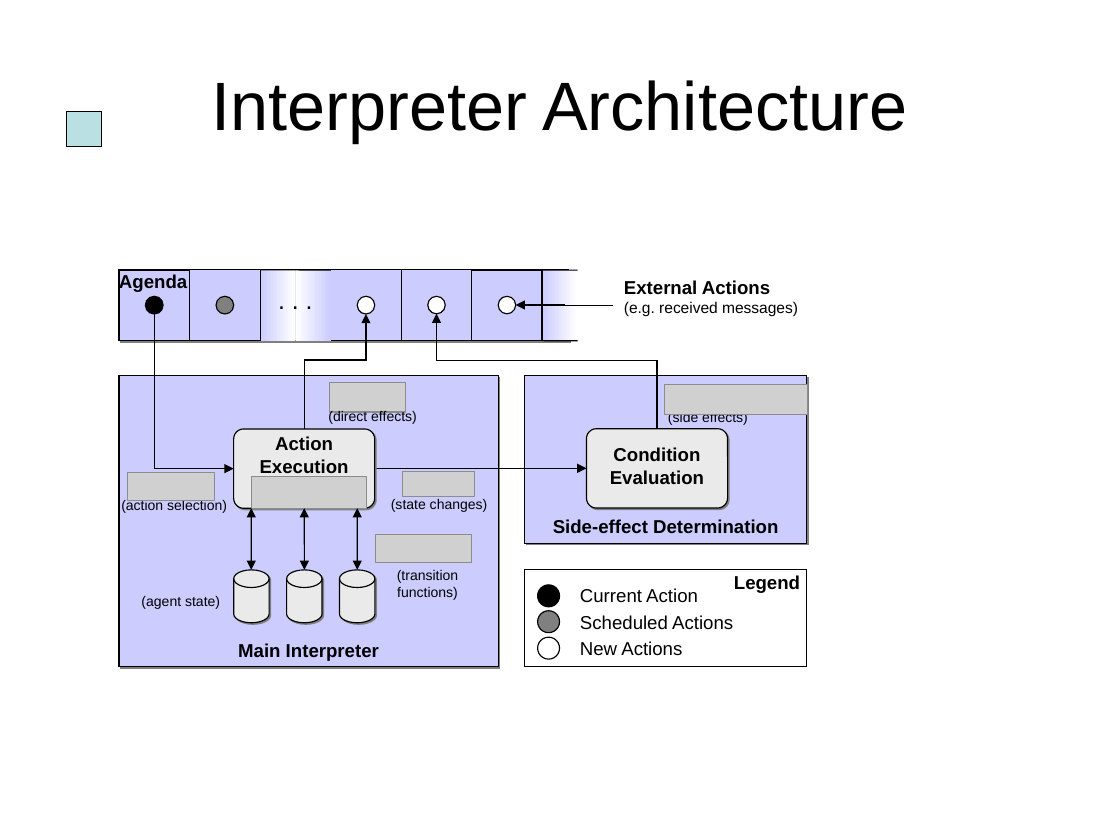
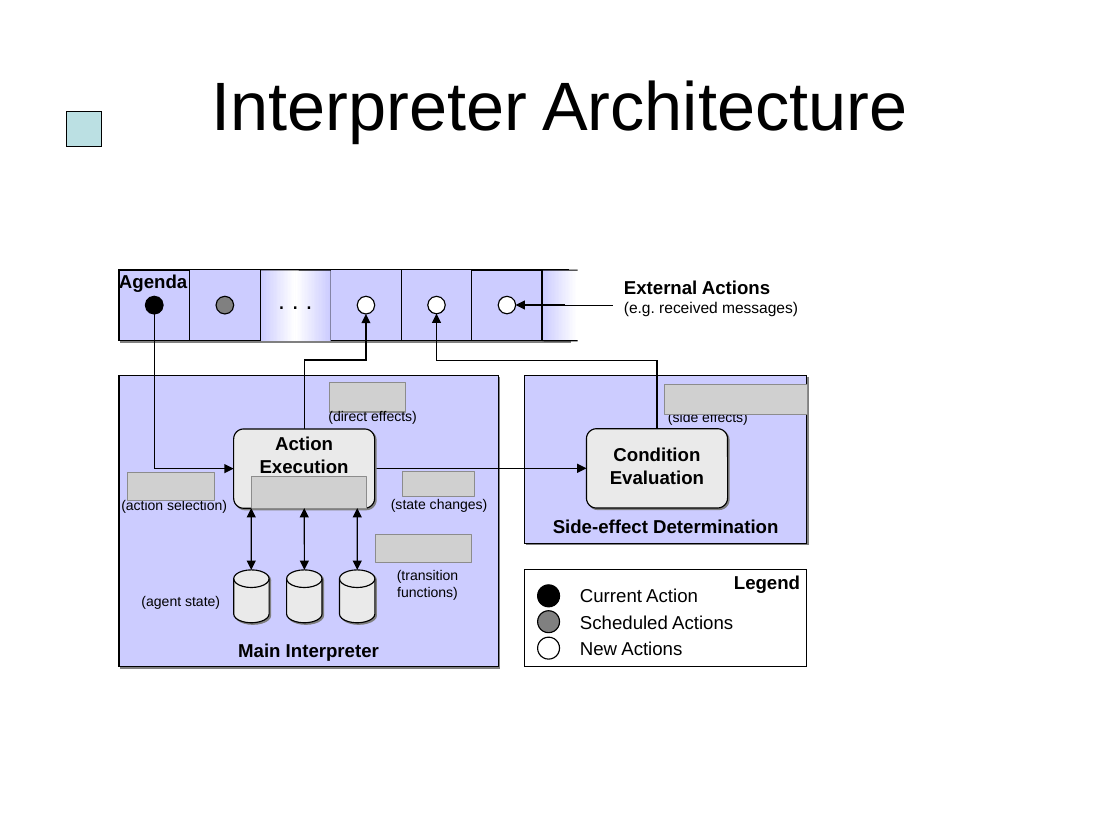
Before and after one commit to actoron/jadex, a slide deck: slide 48 of docs/images.ppt. Drawn at 1120x840 pixels with LibreOffice and Linux fonts; fonts in the diff are those of the drawing; grey boxes stand for pictures; background and template pictures are left out. Boxes give left, top, right and bottom in pixels: in the first picture for what was removed or moved away, otherwise in the second. Text is boxed around its words. In the diff, an @@ line names an element or a change of style, - is before the commit and + after.

```diff
--- a/docs/images.ppt
+++ b/docs/images.ppt
@@ rectangle at [260,270,295,340]: fill gradient #FFFFFF to #CCCCFF to gradient #CCCCFF to #FFFFFF @@
@@ rectangle at [296,270,330,340]: fill gradient #FFFFFF to #CCCCFF to gradient #CCCCFF to #FFFFFF @@
```
Also in this commit, not shown: 34 other slides changed, 1 slide added.
